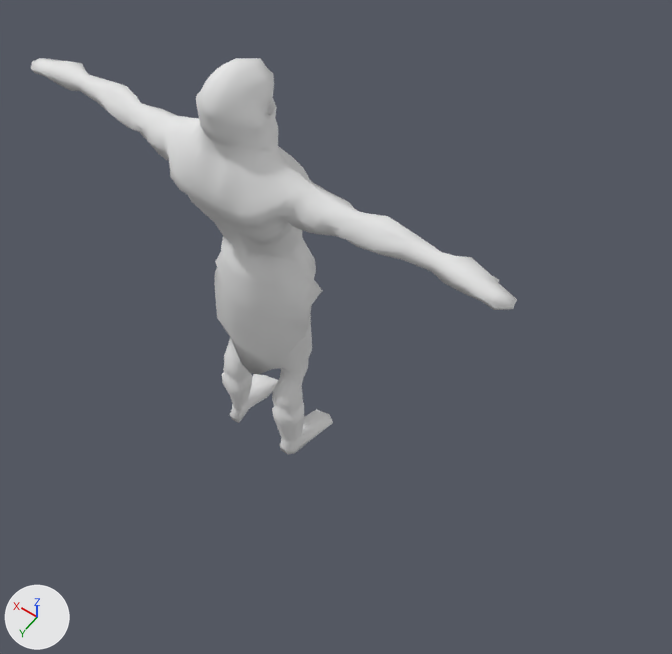
A saved change to the Blender file Assets/Project Assets/Models/Hunter/WarriorNeanderthal.blend.
Before and after are seen from a 50 mm camera at (-1.55, 1.71, 3.59) aimed at (-0.36, 0.04, 0.98). The axes (+X, +Y, +Z) are drawn at lower left. The lights are the same throughout.

Script lines for the objects in view, before the commit:
```python
me_group19303 = bpy.data.meshes.new('Group19303')
me_group19303.from_pydata(...)  # 1354 vertices, 1352 faces; spans x -4.07..4.07, y -0.02..8.09, z -0.89..0.66
me_group19303.polygons.foreach_set('use_smooth', [True] * 1352)
me_group19303.materials.append(mat_defaultmat_001)  # its picture is missing
ob_group19303 = bpy.data.objects.new('Group19303', me_group19303)
ob_group19303.location = (0.0, 0.0, 0.0)
ob_group19303.rotation_euler = (1.571, 0.0, 0.0)  # degrees (90, 0, 0)
ob_group19303.scale = (0.241, 0.241, 0.241)
```
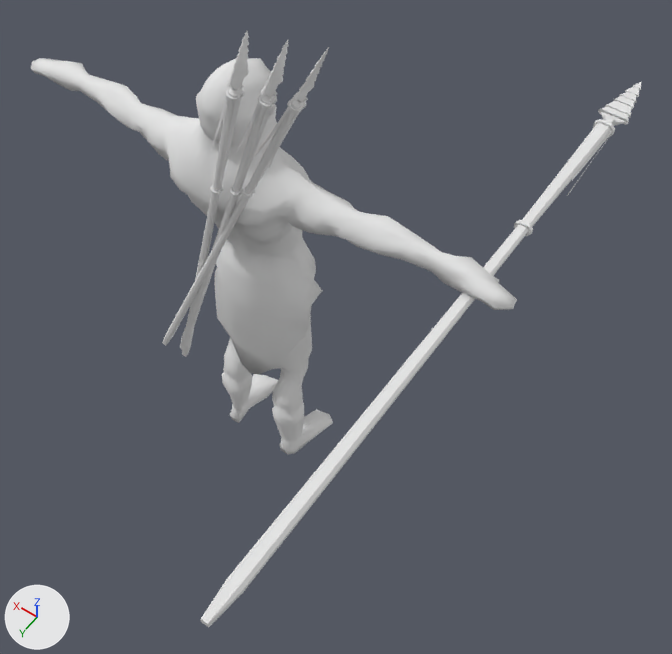
The change, as JSON lines over the scene's bpy script:
```json
{"op": "add", "block": "mat_none", "code": ["mat_none = diffuse_material('None')", "mat_none.base_color = (0.8, 0.8, 0.8)  # white #e7e7e7"]}
{"op": "add", "block": "me_spear", "code": ["me_spear = bpy.data.meshes.new('Spear')", "me_spear.from_pydata(...)  # 314 vertices, 309 faces; spans x -0.06..0.05, y -0.04..0.04, z -0.36..2.03", "me_spear.materials.append(mat_none)  # its picture is missing"]}
{"op": "add", "block": "me_spear_backpack", "code": ["me_spear_backpack = bpy.data.meshes.new('Spear_Backpack')", "me_spear_backpack.from_pydata(...)  # 942 vertices, 927 faces; spans x -0.1..0.05, y -0.08..0.19, z -0.16..1.66", "me_spear_backpack.materials.append(mat_none)  # its picture is missing"]}
{"op": "add", "block": "ob_spear", "code": ["ob_spear = bpy.data.objects.new('Spear', me_spear)", "ob_spear.location = (-0.852, 0.884, 1.507)", "ob_spear.rotation_euler = (1.579, 3.122, 0.00272)  # degrees (90, 179, 0.2)"]}
{"op": "add", "block": "ob_spear_backpack", "code": ["ob_spear_backpack = bpy.data.objects.new('Spear_Backpack', me_spear_backpack)", "ob_spear_backpack.location = (0.206, 0.249, 0.707)", "ob_spear_backpack.rotation_euler = (-0.273, -0.0103, 1.558)  # degrees (-16, -0.6, 89)"]}
```

Where the change shows, as pixel boxes (x1, y1, x2, y2) in the pictures (672 x 654 px):
```json
{"object": "Spear", "change": "added", "after": [200, 82, 641, 627]}
{"object": "Spear_Backpack", "change": "added", "after": [162, 31, 329, 357]}
```
